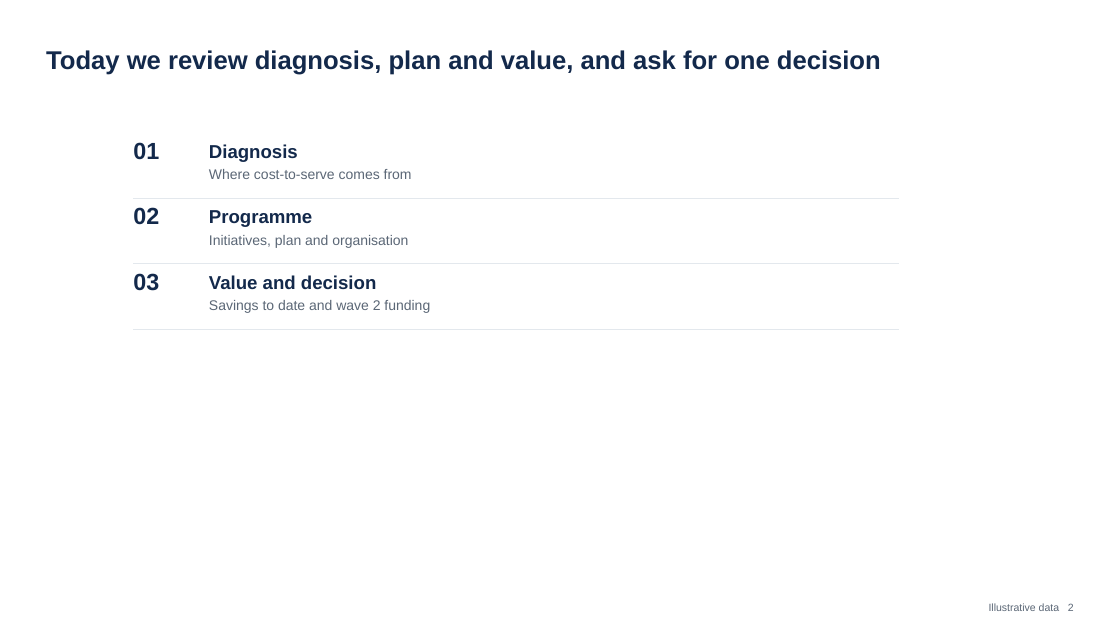
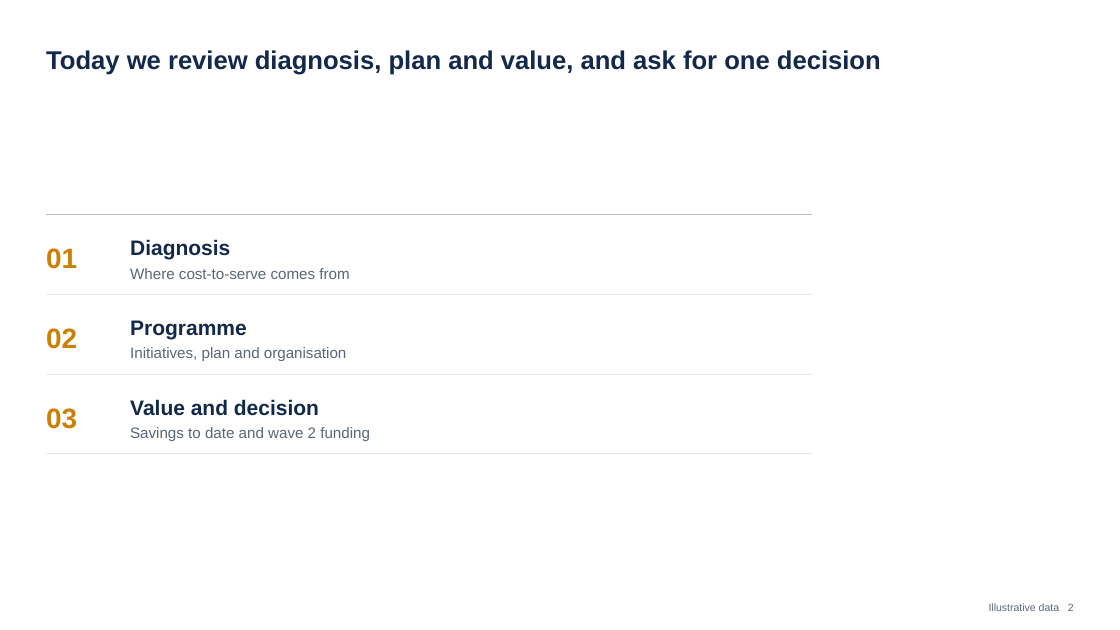
Before and after one commit to diegonievesdesantos-oss/MBBslides, a slide deck: slide 2 of examples/gallery/output/deck.pptx. Drawn at 1120x630 pixels with LibreOffice and Linux fonts; fonts in the diff are those of the drawing. Boxes give left, top, right and bottom in pixels: in the first picture for what was removed or moved away, otherwise in the second. Text is boxed around its words. In the diff, an @@ line names an element or a change of style, - is before the commit and + after.

```diff
--- a/examples/gallery/output/deck.pptx
+++ b/examples/gallery/output/deck.pptx
@@ text "01": place and size @@
-text "01" at <box>133,142,159,160</box>
+text "01" at <box>46,248,77,269</box>
@@ line moved from (134, 198) - (900, 198) to (46, 214) - (812, 214) @@
@@ line (46, 214) - (812, 214): stroke #E3E8ED 0.5 pt to #B6C0CB 0.75 pt @@
@@ text "Diagnosis": place and size @@
-text "Diagnosis" at <box>209,144,412,179</box>
+text "Diagnosis" at <box>130,239,349,279</box>
@@ text "Diagnosis" at <box>130,239,349,279</box>: size 16 to 18 pt in "Diagnosis"; size 12 to 13 pt in "Where cost-to-serve comes from"; vertical alignment top to middle @@
@@ line moved from (134, 264) - (900, 264) to (46, 294) - (812, 294) @@
@@ text "02": place and size @@
-text "02" at <box>133,207,159,225</box>
+text "02" at <box>46,328,77,349</box>
@@ text "Programme": place and size @@
-text "Programme" at <box>209,210,408,248</box>
+text "Programme" at <box>130,320,346,361</box>
@@ text "Programme" at <box>130,320,346,361</box>: size 16 to 18 pt in "Programme"; size 12 to 13 pt in "Initiatives, plan and organisation"; vertical alignment top to middle @@
@@ size 20 to 24 pt, text colour #13294B to #CC8005; vertical alignment top to middle in 3 elements at <box>46,248,77,269</box>, <box>46,328,77,349</box>, <box>46,408,77,429</box> @@
@@ text "03": place and size @@
-text "03" at <box>133,273,159,291</box>
+text "03" at <box>46,408,77,429</box>
@@ line moved from (134, 329) - (900, 329) to (46, 374) - (812, 374) @@
@@ text "Value and decision": place and size @@
-text "Value and decision" at <box>209,275,430,313</box>
+text "Value and decision" at <box>130,399,370,441</box>
@@ text "Value and decision" at <box>130,399,370,441</box>: size 16 to 18 pt in "Value and decision"; size 12 to 13 pt in "Savings to date and wave 2 funding"; vertical alignment top to middle @@
@@ line added from (46, 454) to (812, 454), #E3E8ED 0.5 pt @@
```
Also in this commit, not shown: 2 other slides changed, 30 other files.
